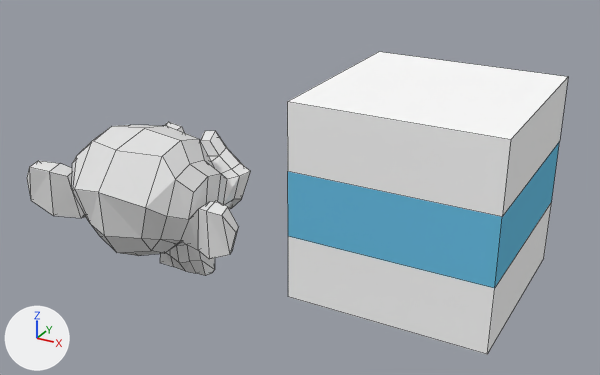
A saved change to the Blender file anthony/models/Modern 1.blend.
The view is the same before and after, from a camera (50 mm lens) standing at (3.75, -10.68, 5.89) and looking at (-1.1, -1.88, 1.49). The axes (+X, +Y, +Z) are drawn at lower left. The lights are the same throughout. Mesh edges are drawn as thin lines.

The first picture shows 'Element', 'Suzanne'.
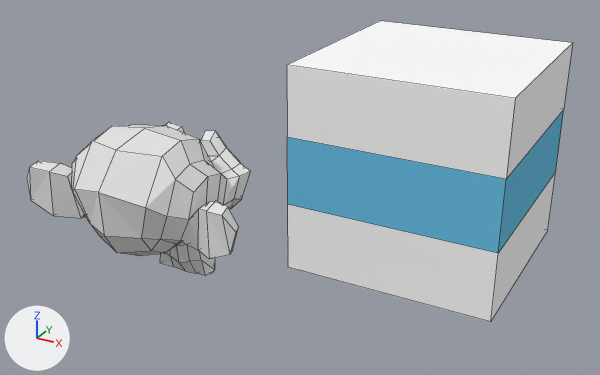
What differs and where, as boxes (x1, y1, x2, y2) in the pictures (600 x 375 px):
'Element', moved: before (287, 52, 568, 354); after (287, 21, 573, 322)

Diff of the bpy script that builds the scene:
```diff
--- a/anthony/models/Modern 1.blend.py
+++ b/anthony/models/Modern 1.blend.py
@@ me_cube @@
 me_cube.from_pydata(...)  # 16 vertices, 14 faces; spans x -1.5..1.5, y -1.5..1.5, z -1.5..1.5
 # used by ob_element; location = (0.0, 0.0, 1.0)
+# me_cube part 1: the whole mesh is moved by (0.0, 0.0, 1.5)
 me_cube.materials.append(mat_walls)
@@ ob_element @@
 ob_element = bpy.data.objects.new('Element', me_cube)
-ob_element.location = (0.0, 0.0, 1.0)
+ob_element.location = (0.0, 0.0, 0.0)
```
